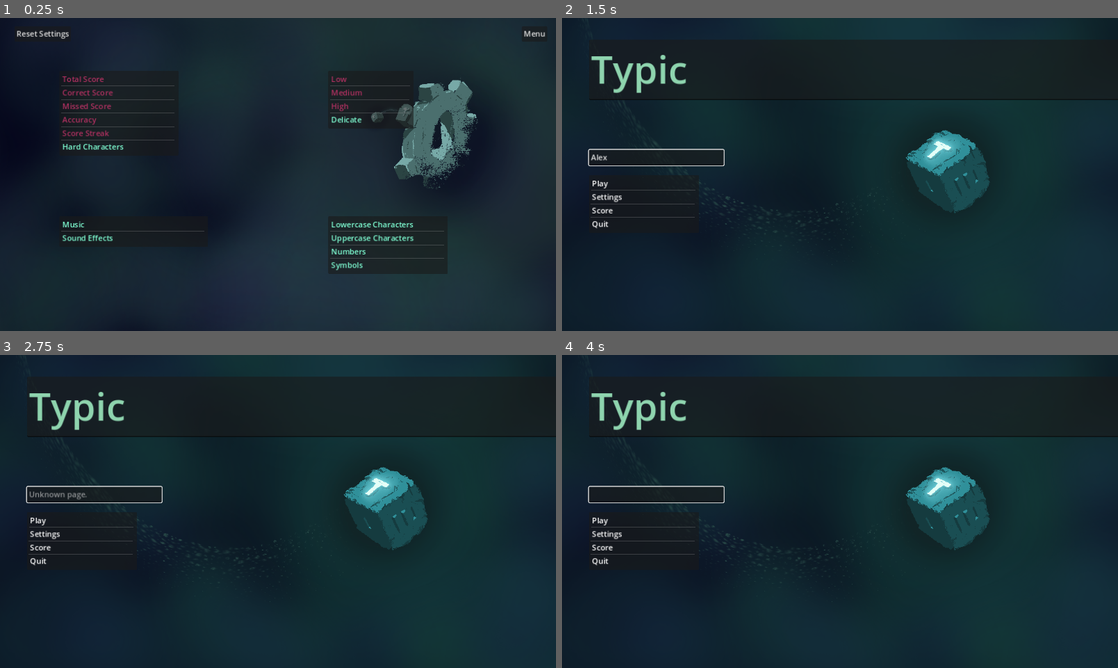
Above: before the commit, frames 1-4 (two rows, left to right).
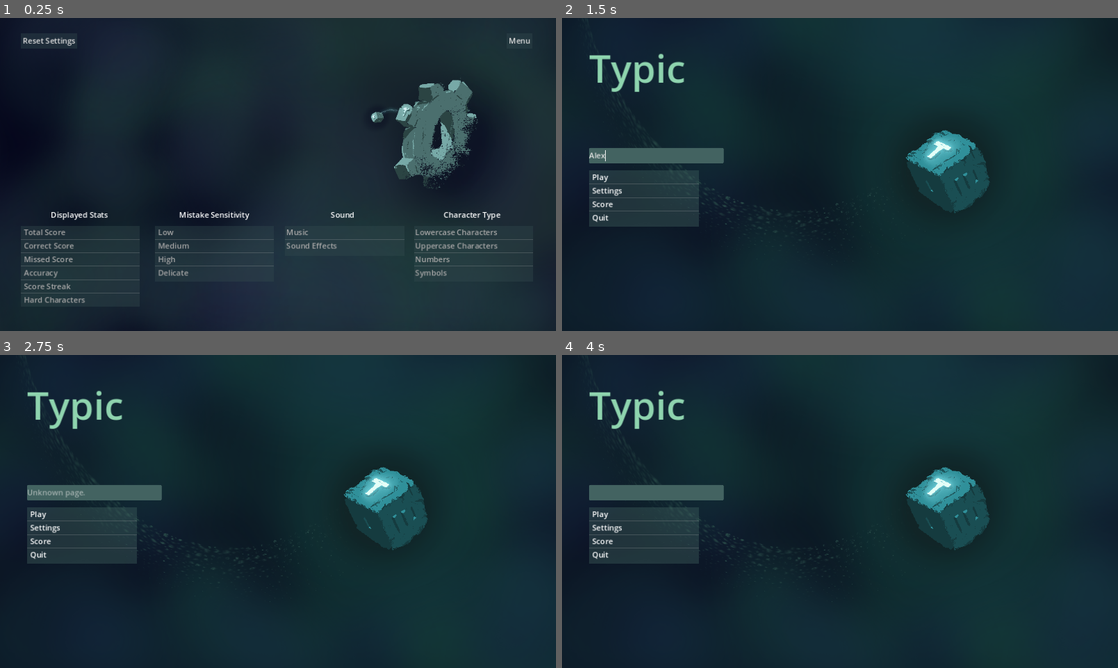
Above: after the commit, the same moments.

Repository: PeytonRobinson487/Typic-Repo
Game: Godot game, scene res://Scenes/settings.tscn
Two runs of this game, one before a commit and one after it. Both use one fixed random seed, a clock stepped at 60 frames per second and the inputs below. This scene is started directly instead of the project's main scene.
Inputs (mouse positions are in pixels of both pictures, inside the frame that each line leads up to):
- Up to frame 1 (0.25 s): no input
- Up to frame 2 (1.5 s): click "Menu" at 0.5 s; click (656, 158) at 1.27 s; type "Alex" at 1.35 s
- Up to frame 3 (2.75 s): tap Enter at 2 s
- Up to frame 4 (4 s): tap Space at 2.75 s

The runs differ from the first frame. In frame 1, 6.5% of the frame differs, in the area x 3-99%, y 4-92%; in frame 2, 5.7%; in frame 3, 5.6%; in frame 4, 5.7%.
Error after the commit: Cannot call method 'set_item_custom_fg_color' on a null value. (res://Scripts/settings.gd:115)

Commit message:
Updated Colors
Put colors on buttons for menu and settings. Also added BG images.

Diff:
--- a/Scenes/menu.tscn
+++ b/Scenes/menu.tscn
@@ -3146,6 +3146,33 @@
 [sub_resource type="TileSet" id="TileSet_l58wr"]
 sources/0 = SubResource("TileSetAtlasSource_gco5y")
 
+[sub_resource type="StyleBoxFlat" id="StyleBoxFlat_jeati"]
+content_margin_left = 10.0
+bg_color = Color(0.2613, 0.39, 0.379275, 1)
+corner_radius_top_left = 3
+corner_radius_top_right = 3
+corner_radius_bottom_right = 3
+corner_radius_bottom_left = 3
+
+[sub_resource type="StyleBoxFlat" id="StyleBoxFlat_s5gr3"]
+bg_color = Color(0.258824, 0.388235, 0.376471, 0.392157)
+corner_radius_top_left = 3
+corner_radius_top_right = 3
+corner_radius_bottom_right = 3
+corner_radius_bottom_left = 3
+
+[sub_resource type="StyleBoxFlat" id="StyleBoxFlat_n2uqj"]
+bg_color = Color(0.2574, 0.39, 0.37453, 0.392157)
+
+[sub_resource type="StyleBoxFlat" id="StyleBoxFlat_ud2gs"]
+bg_color = Color(0.4209, 0.584787, 0.61, 1)
+
+[sub_resource type="StyleBoxEmpty" id="StyleBoxEmpty_8tt5j"]
+
+[sub_resource type="StyleBoxEmpty" id="StyleBoxEmpty_ehxld"]
+
+[sub_resource type="StyleBoxEmpty" id="StyleBoxEmpty_v5q5v"]
+
 [node name="Menu" type="Node2D"]
 script = ExtResource("1_rwkpf")
 
@@ -3177,44 +3204,57 @@
 anchor_left = -0.0460069
 anchor_right = -0.0460069
 offset_left = 107.0
-offset_top = 273.0
+offset_top = 269.0
 offset_right = 386.0
-offset_bottom = 304.0
+offset_bottom = 300.0
+theme_override_constants/caret_width = 2
+theme_override_styles/focus = SubResource("StyleBoxFlat_jeati")
+theme_override_styles/normal = SubResource("StyleBoxFlat_s5gr3")
 placeholder_text = "Type the page here"
+caret_blink = true
 metadata/_edit_use_anchors_ = true
 
 [node name="page list" type="ItemList" parent="Buttons"]
+anchors_preset = -1
+anchor_bottom = -0.0123457
 offset_left = 54.0
-offset_top = 325.0
+offset_top = 324.0
 offset_right = 282.0
-offset_bottom = 441.0
+offset_bottom = 440.0
 theme_override_colors/font_color = Color(1, 1, 1, 1)
+theme_override_styles/panel = SubResource("StyleBoxFlat_n2uqj")
+theme_override_styles/hovered = SubResource("StyleBoxFlat_ud2gs")
 allow_rmb_select = true
 allow_search = false
 auto_height = true
 item_count = 4
-item_0/text = "Play"
+item_0/text = " Play"
 item_0/selectable = false
-item_1/text = "Settings"
+item_1/text = " Settings"
 item_1/selectable = false
-item_2/text = "Score"
+item_2/text = " Score"
 item_2/selectable = false
-item_3/text = "Quit"
+item_3/text = " Quit"
 item_3/selectable = false
 metadata/_edit_use_anchors_ = true
 
 [node name="Typic editable title" type="TextEdit" parent="Buttons"]
 anchors_preset = -1
 anchor_left = -0.391493
-anchor_right = 0.386285
+anchor_right = 0.296875
 offset_left = 505.0
 offset_top = 45.0
 offset_right = 810.0
 offset_bottom = 170.0
+mouse_force_pass_scroll_events = false
 theme_override_colors/font_color = Color(0.5561, 0.83, 0.68392, 1)
 theme_override_font_sizes/font_size = 80
+theme_override_styles/normal = SubResource("StyleBoxEmpty_8tt5j")
+theme_override_styles/focus = SubResource("StyleBoxEmpty_ehxld")
+theme_override_styles/read_only = SubResource("StyleBoxEmpty_v5q5v")
 text = "Typic"
 placeholder_text = "Typic"
+scroll_past_end_of_file = true
 metadata/_edit_use_anchors_ = true
 
 [connection signal="text_changed" from="Buttons/user_input" to="." method="_on_user_input_text_changed"]
--- a/Scenes/player_handler.tscn
+++ /dev/null
@@ -1,7 +0,0 @@
-[gd_scene load_steps=2 format=3 uid="uid://cx84x3wbxbf4m"]
-
-[ext_resource type="PackedScene" uid="uid://b5op8tn5ax030" path="res://Scenes/data.tscn" id="1_2nv57"]
-
-[node name="PlayerHandler" type="Node"]
-
-[node name="Data" parent="." instance=ExtResource("1_2nv57")]
--- a/Scenes/score.tscn
+++ b/Scenes/score.tscn
@@ -1,7 +1,8 @@
-[gd_scene load_steps=6 format=3 uid="uid://b7sdx3ncibqyn"]
+[gd_scene load_steps=7 format=3 uid="uid://b7sdx3ncibqyn"]
 
 [ext_resource type="Texture2D" uid="uid://bgsol436aco7x" path="res://Assets/Graphics/0x0_jpg_75.jpg" id="1_524yi"]
 [ext_resource type="Script" path="res://Scripts/score.gd" id="1_544m1"]
+[ext_resource type="Texture2D" uid="uid://cp6kor85dmgu" path="res://Assets/Graphics/Score Background.png" id="2_uh63l"]
 [ext_resource type="PackedScene" uid="uid://b5op8tn5ax030" path="res://Scenes/data.tscn" id="3_6rvnk"]
 
 [sub_resource type="TileSetAtlasSource" id="TileSetAtlasSource_tk1he"]
@@ -3149,7 +3150,19 @@
 [node name="Score" type="Node2D"]
 script = ExtResource("1_544m1")
 
+[node name="Graphics" type="Node" parent="."]
+
+[node name="TextureRect" type="TextureRect" parent="Graphics"]
+z_index = -3
+offset_left = -6.0
+offset_top = -3.0
+offset_right = 1158.0
+offset_bottom = 652.0
+texture = ExtResource("2_uh63l")
+expand_mode = 1
+
 [node name="TileMap" type="TileMap" parent="."]
+visible = false
 tile_set = SubResource("TileSet_8p57c")
 format = 2
 layer_0/z_index = -3
--- a/Scenes/settings.tscn
+++ b/Scenes/settings.tscn
@@ -3147,6 +3147,48 @@
 [sub_resource type="TileSet" id="TileSet_msg1l"]
 sources/0 = SubResource("TileSetAtlasSource_mfbhy")
 
+[sub_resource type="StyleBoxFlat" id="StyleBoxFlat_c6uce"]
+bg_color = Color(0.338, 0.4927, 0.52, 0.392157)
+
+[sub_resource type="StyleBoxFlat" id="StyleBoxFlat_gaj08"]
+bg_color = Color(0.317647, 0.454902, 0.478431, 1)
+
+[sub_resource type="StyleBoxFlat" id="StyleBoxFlat_qcwbo"]
+bg_color = Color(0.196078, 0.286275, 0.301961, 0.392157)
+
+[sub_resource type="StyleBoxFlat" id="StyleBoxFlat_erdkf"]
+bg_color = Color(0.198, 0.2881, 0.3, 0.392157)
+
+[sub_resource type="StyleBoxFlat" id="StyleBoxFlat_ti3i3"]
+bg_color = Color(0.3168, 0.45552, 0.48, 1)
+
+[sub_resource type="StyleBoxFlat" id="StyleBoxFlat_mfbiv"]
+bg_color = Color(0.196078, 0.286275, 0.301961, 0.392157)
+
+[sub_resource type="StyleBoxFlat" id="StyleBoxFlat_xrokg"]
+bg_color = Color(0.317647, 0.454902, 0.478431, 1)
+
+[sub_resource type="StyleBoxFlat" id="StyleBoxFlat_hhtnf"]
+bg_color = Color(0.196078, 0.286275, 0.301961, 0.392157)
+
+[sub_resource type="StyleBoxFlat" id="StyleBoxFlat_e1gwk"]
+bg_color = Color(0.317647, 0.454902, 0.478431, 1)
+
+[sub_resource type="StyleBoxFlat" id="StyleBoxFlat_xh25s"]
+bg_color = Color(0.196078, 0.286275, 0.301961, 0.392157)
+
+[sub_resource type="StyleBoxFlat" id="StyleBoxFlat_1efgo"]
+bg_color = Color(0.317647, 0.454902, 0.478431, 1)
+
+[sub_resource type="StyleBoxFlat" id="StyleBoxFlat_s7xru"]
+bg_color = Color(0.337255, 0.494118, 0.521569, 0.392157)
+
+[sub_resource type="StyleBoxFlat" id="StyleBoxFlat_mfssx"]
+bg_color = Color(0.317647, 0.454902, 0.478431, 1)
+
+[sub_resource type="StyleBoxFlat" id="StyleBoxFlat_38ewq"]
+bg_color = Color(0.196078, 0.286275, 0.301961, 0.392157)
+
 [node name="Settings" type="Node2D"]
 script = ExtResource("1_mpqgs")
 
@@ -3172,47 +3214,56 @@
 [node name="Camera2D" type="Camera2D" parent="."]
 position = Vector2(574, 324)
 
-[node name="Node" type="Node" parent="."]
-
-[node name="menu_button" type="Button" parent="Node"]
-offset_left = 1079.0
-offset_top = 17.0
-offset_right = 1132.0
-offset_bottom = 48.0
+[node name="Buttons" type="Node" parent="."]
+
+[node name="menu_button" type="Button" parent="Buttons"]
+offset_left = 1048.0
+offset_top = 32.0
+offset_right = 1101.0
+offset_bottom = 63.0
+theme_override_styles/hover = SubResource("StyleBoxFlat_c6uce")
+theme_override_styles/pressed = SubResource("StyleBoxFlat_gaj08")
+theme_override_styles/normal = SubResource("StyleBoxFlat_qcwbo")
 text = "Menu"
 
-[node name="Score Display" type="ItemList" parent="Node"]
-offset_left = 121.0
-offset_top = 109.0
-offset_right = 368.0
-offset_bottom = 279.0
+[node name="Score Display" type="ItemList" parent="Buttons"]
+offset_left = 41.0
+offset_top = 430.0
+offset_right = 288.0
+offset_bottom = 592.0
+theme_override_styles/panel = SubResource("StyleBoxFlat_erdkf")
+theme_override_styles/hovered = SubResource("StyleBoxFlat_ti3i3")
 select_mode = 1
 auto_height = true
 item_count = 6
-item_0/text = "Total Score"
-item_1/text = "Correct Score"
-item_2/text = "Missed Score"
-item_3/text = "Accuracy"
-item_4/text = "Score Streak"
-item_5/text = "Hard Characters"
-
-[node name="Sensitivity" type="ItemList" parent="Node"]
-offset_left = 678.0
-offset_top = 109.0
-offset_right = 855.0
-offset_bottom = 225.0
+item_0/text = " Total Score"
+item_1/text = " Correct Score"
+item_2/text = " Missed Score"
+item_3/text = " Accuracy"
+item_4/text = " Score Streak"
+item_5/text = " Hard Characters"
+
+[node name="Sensitivity" type="ItemList" parent="Buttons"]
+offset_left = 319.0
+offset_top = 430.0
+offset_right = 566.0
+offset_bottom = 546.0
+theme_override_styles/panel = SubResource("StyleBoxFlat_mfbiv")
+theme_override_styles/hovered = SubResource("StyleBoxFlat_xrokg")
 auto_height = true
 item_count = 4
-item_0/text = "Low"
-item_1/text = "Medium"
-item_2/text = "High"
-item_3/text = "Delicate"
-
-[node name="Text" type="ItemList" parent="Node"]
-offset_left = 678.0
-offset_top = 410.0
-offset_right = 926.0
-offset_bottom = 526.0
+item_0/text = " Low"
+item_1/text = " Medium"
+item_2/text = " High"
+item_3/text = " Delicate"
+
+[node name="Text" type="ItemList" parent="Buttons"]
+offset_left = 856.0
+offset_top = 430.0
+offset_right = 1103.0
+offset_bottom = 546.0
+theme_override_styles/panel = SubResource("StyleBoxFlat_hhtnf")
+theme_override_styles/hovered = SubResource("StyleBoxFlat_e1gwk")
 select_mode = 1
 auto_height = true
 item_count = 4
@@ -3221,29 +3272,68 @@
 item_2/text = "Numbers"
 item_3/text = "Symbols"
 
-[node name="Sound" type="ItemList" parent="Node"]
-offset_left = 121.0
-offset_top = 410.0
-offset_right = 429.0
-offset_bottom = 472.0
+[node name="Sound" type="ItemList" parent="Buttons"]
+offset_left = 589.0
+offset_top = 430.0
+offset_right = 836.0
+offset_bottom = 492.0
+theme_override_styles/panel = SubResource("StyleBoxFlat_xh25s")
+theme_override_styles/hovered = SubResource("StyleBoxFlat_1efgo")
 select_mode = 1
 auto_height = true
 item_count = 2
 item_0/text = "Music"
 item_1/text = "Sound Effects"
 
-[node name="Reset_settings" type="Button" parent="Node"]
-offset_left = 28.0
-offset_top = 17.0
-offset_right = 145.0
-offset_bottom = 48.0
+[node name="Reset_settings" type="Button" parent="Buttons"]
+offset_left = 41.0
+offset_top = 32.0
+offset_right = 158.0
+offset_bottom = 63.0
+theme_override_styles/hover = SubResource("StyleBoxFlat_s7xru")
+theme_override_styles/pressed = SubResource("StyleBoxFlat_mfssx")
+theme_override_styles/normal = SubResource("StyleBoxFlat_38ewq")
 text = "Reset Settings"
 
+[node name="Buttons text" type="Node" parent="Buttons"]
+
+[node name="Label" type="Label" parent="Buttons/Buttons text"]
+offset_left = 103.0
+offset_top = 396.0
+offset_right = 222.0
+offset_bottom = 419.0
+text = "Displayed Stats"
+horizontal_alignment = 1
+
+[node name="Label2" type="Label" parent="Buttons/Buttons text"]
+offset_left = 369.0
+offset_top = 396.0
+offset_right = 514.0
+offset_bottom = 419.0
+text = "Mistake Sensitivity"
+horizontal_alignment = 1
+
+[node name="Label3" type="Label" parent="Buttons/Buttons text"]
+offset_left = 648.0
+offset_top = 396.0
+offset_right = 767.0
+offset_bottom = 419.0
+text = "Sound"
+horizontal_alignment = 1
+
+[node name="Label4" type="Label" parent="Buttons/Buttons text"]
+offset_left = 917.0
+offset_top = 396.0
+offset_right = 1036.0
+offset_bottom = 419.0
+text = "Character Type"
+horizontal_alignment = 1
+
 [node name="Data" parent="." instance=ExtResource("3_car1x")]
 
-[connection signal="pressed" from="Node/menu_button" to="." method="_on_menu_button_pressed"]
-[connection signal="multi_selected" from="Node/Score Display" to="." method="_on_score_display_multi_selected"]
-[connection signal="item_clicked" from="Node/Sensitivity" to="." method="_on_sensitivity_item_clicked"]
-[connection signal="item_clicked" from="Node/Text" to="." method="_on_text_item_clicked"]
-[connection signal="item_clicked" from="Node/Sound" to="." method="_on_sound_item_clicked"]
-[connection signal="pressed" from="Node/Reset_settings" to="." method="_on_reset_settings_pressed"]
+[connection signal="pressed" from="Buttons/menu_button" to="." method="_on_menu_button_pressed"]
+[connection signal="multi_selected" from="Buttons/Score Display" to="." method="_on_score_display_multi_selected"]
+[connection signal="item_clicked" from="Buttons/Sensitivity" to="." method="_on_sensitivity_item_clicked"]
+[connection signal="item_clicked" from="Buttons/Text" to="." method="_on_text_item_clicked"]
+[connection signal="item_clicked" from="Buttons/Sound" to="." method="_on_sound_item_clicked"]
+[connection signal="pressed" from="Buttons/Reset_settings" to="." method="_on_reset_settings_pressed"]
--- a/Scripts/menu.gd
+++ b/Scripts/menu.gd
@@ -34,11 +34,11 @@
 
 
 # changes placeholder text if the user types
-func _on_user_input_text_changed(new_text: String) -> void:
+func _on_user_input_text_changed(_new_text: String) -> void:
 	user_input.placeholder_text = "Type the page here"
 
 
-func _on_page_list_item_clicked(index, at_position, mouse_button_index):
+func _on_page_list_item_clicked(index, _at_position, _mouse_button_index):
 	match index:
 		0: get_tree().change_scene_to_file("res://Scenes/game.tscn")
 		1: get_tree().change_scene_to_file("res://Scenes/settings.tscn")
--- a/Scripts/settings.gd
+++ b/Scripts/settings.gd
@@ -110,6 +110,7 @@
 # updates either score, sound, or text modifier buttons
 func update_button(index: int, option_array: Array, item_list: ItemList) -> void:
 	# colors
+	print(index)
 	if (option_array[index]):
 		item_list.set_item_custom_fg_color(index, COLOR_ON)
 	else:
Not shown: 1 places in Scenes/menu.tscn that only renumber resources
Not shown: 1 places in Scenes/settings.tscn that only renumber resources
Binary file changed: saved_data.txt
